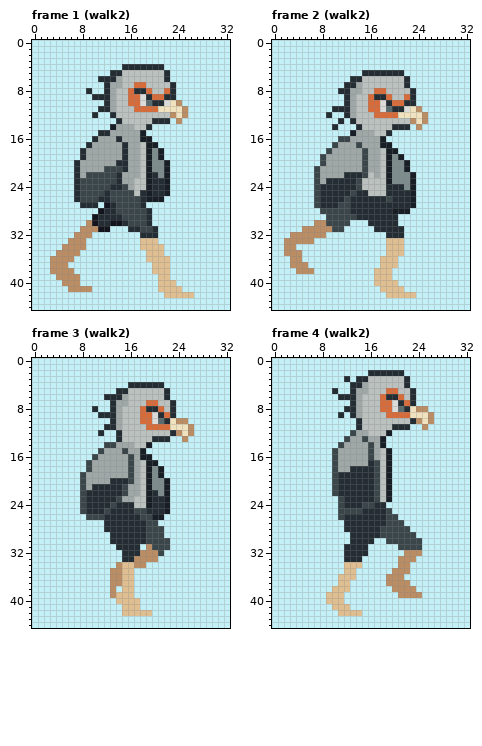
One commit to this pixel-art file: Personal_Genessis/Animaciones/Secretario_caminar.aseprite. The first picture shows the starting point.
33x45 pixels, 8 frames. Shown: frame 1 (walk2), frame 2 (walk2), frame 3 (walk2), frame 4 (walk2). The commit also changed other frames, which this record leaves out.
And afterwards:
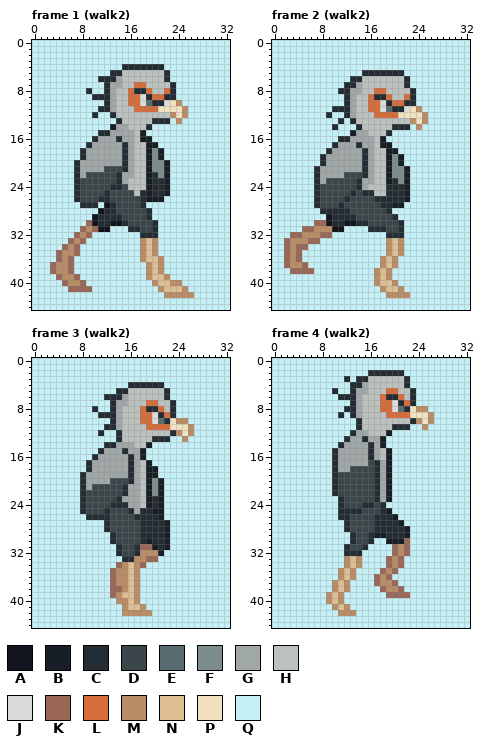
Palette (. is transparent): A #12151d  B #181e25  C #232d33  D #3a464a  E #586b6f  F #7d8c8c  G #9fa8a6  H #bbc1be  J #dbdcd9  K #9b6757  L #d86b3a  M #bb8d64  N #dfbf92  P #f0e2be  Q #c3eff7
The edit:
Changed rows in their new state; - is an unchanged pixel.
Frame 1 (walk2):
first column x 14:
14 --H-
15 ---H
16 ---H
17 ---H
18 ---H
19 ---H
20 G--H
21 ---H
22 ---H
23 --H-
24 --H-
first column x 3:
30 ------K---------DC------
31 -----K-K----------------
32 ----K-K-----------------
33 ---K-K---------M-M------
34 --K-KQ---------M-MQ-----
35 -K--K----------M-MQ-----
36 QK-K-----------M--MQ----
37 K--K------------M-MQ----
38 K--K------------M-MQ----
39 -K--K-----------MN-M----
40 --K--K-----------M--MM--
41 ---KKKK-----------M---M-
42 -------------------MMMMM
Frame 2 (walk2):
first column x 2:
15 --------------H-------
16 ---------CC----H------
17 --------C---C--H------
18 -------C-----C-H------
19 ------C------C-H------
20 ------C------C-H---BQ-
21 -----C-------C-H------
22 -----C----DDDCGH----BQ
23 -----C-DDDDDCGG---C-BQ
24 -----CDDDDDDCG------BQ
25 -----CDDDDDCD-C-----BQ
26 -----CDDDDCDDDD--C--BQ
27 -----CDDDC-DDDDD--BBQQ
28 ------CCCCCDDDDDD-QQQ-
29 -------ACCCCDDDDDD----
30 -----KKACCAACCDDDDDC--
31 ---KK---AA----C--DD---
32 -KK---KK--------------
33 K---KK-----------M-M--
34 K-KK-------------M-M--
35 K-K--------------M-M--
36 K-K-------------M-M---
37 K--K------------M-M---
38 -KKKK----------M-M----
39 ---------------M-M----
40 ---------------M--M---
41 ----------------M--M--
42 -----------------MMMMQ
Frame 3 (walk2):
first column x 8:
14 ----CC---------
15 ---C---C-------
16 --C-----C--Q---
17 -C------C---Q--
18 -C------C---BQ-
19 C-------C---BQ-
20 C----DDDC----BQ
21 C-DDDDDC-----BQ
22 CDDDDDDC----FBQ
23 CDDDDDC--G---BQ
24 CDDDDC--GG---BQ
25 CDDDCDDD-GC-BBQ
26 -CCC-DDDD-CCC--
27 -----DDDDD-CCCB
28 -----DDDDD-CCCB
29 ------DDDD-CCCB
30 ------DDDD-BCCB
31 -------DD-KKBCB
32 ------CDD----B-
33 -----------KK--
34 ------KM--K----
35 -----K-M-M-----
36 -----K-M-M-----
37 -----K-M-M-----
38 -----KKM-M-----
39 -----KM--M-----
40 ------MM-M-----
41 -------M--M----
42 -------MMMMM---
Frame 4 (walk2):
first column x 9:
12 ----C-----------
13 ---C--C---------
14 --C----C--------
15 -C-----C--------
16 -C-----C--------
17 -C-----DCG------
18 -C--DDDDCG------
19 -CDDDDDDCG------
20 -CDDDDDDCG------
21 -CDDDDDDCG------
22 -CDDDDDDCG------
23 --CDDDDDCG------
24 --CDDDCCD-------
25 --CCCCDDD-B-----
26 --C-DDDD--CB----
27 ----DDDD--CCB---
28 ----DDDD-CCCCB--
29 -----DD-BBCCCBQ-
30 -----DD---BBBKQQ
31 ----DD-----KMKQQ
32 ------Q----KMKQQ
33 ---MNM----KMKQQ-
34 ---M-M----KMKQ--
35 --M-M----KMKQQ--
36 --M-M---KMKQQ---
37 -M-M----KM-KQQ--
38 -M-M-----KM-KQQ-
39 M-M-------KKKKQQ
40 M-M-------------
41 -M-M------------
42 --MMMQ----------
